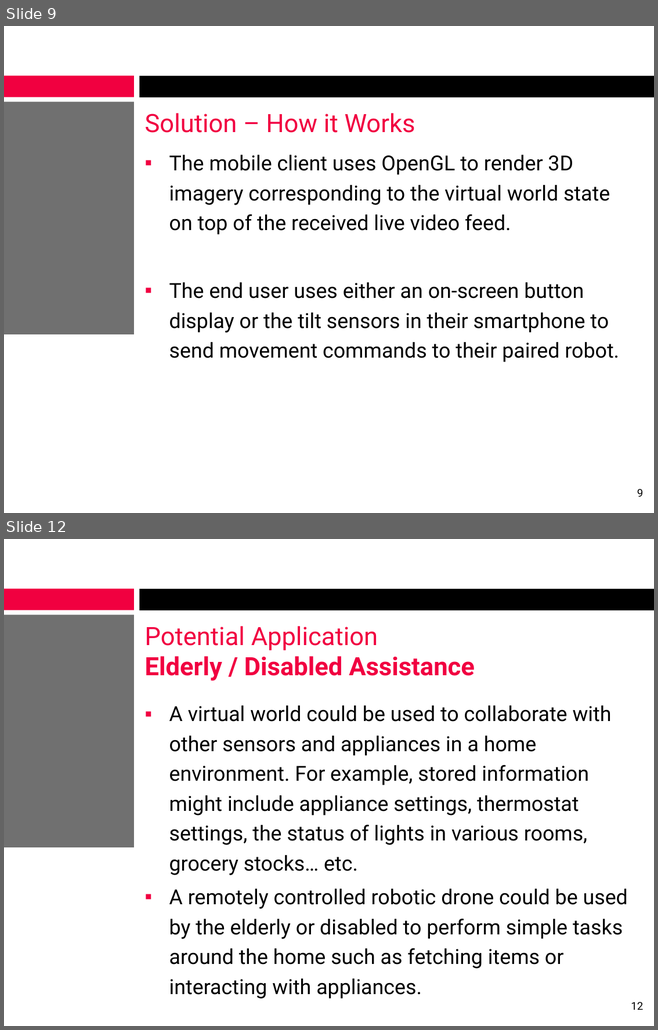
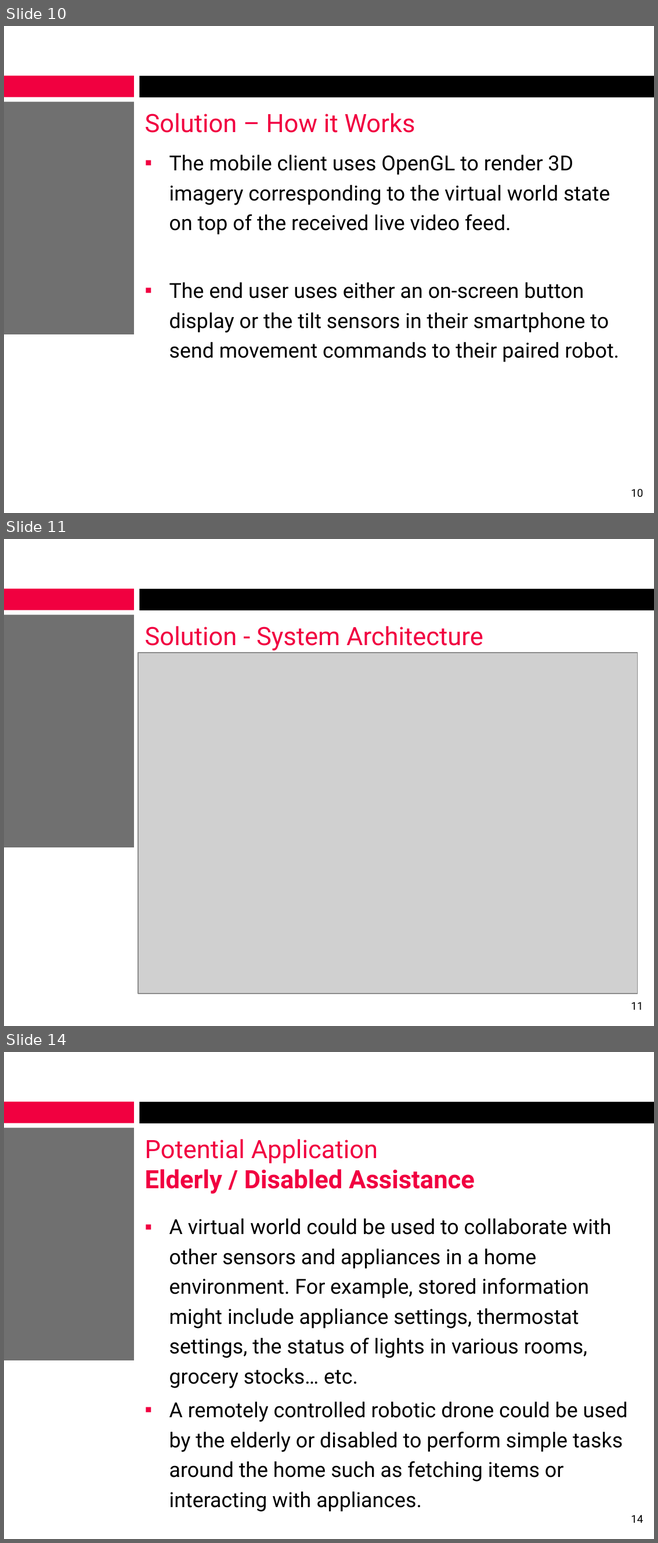
Before and after one commit to alexcraig/RoboWars, a slide deck: docs/presentation_slides/RoboWarsPresentation_AlexCraig.pptx. Shown one above the other, each under a label of ours: slides 9 and 12 before the commit, slides 10, 11 and 14 after it; the slides between them are not shown. The pictures are 658x1030 and 658x1543 pixels, drawn with LibreOffice and Linux fonts; fonts in the diff are those of the drawing; grey boxes stand for pictures; background and template pictures are left out. Boxes give left, top, right and bottom in pixels: in the first picture for what was removed or moved away, otherwise in the second. Text is boxed around its words. In the diff, an @@ line names an element or a change of style, - is before the commit and + after.

```diff
--- a/docs/presentation_slides/RoboWarsPresentation_AlexCraig.pptx
+++ b/docs/presentation_slides/RoboWarsPresentation_AlexCraig.pptx
@@ slide 11 added at (4, 539, 654, 1026), background #FFFFFF; not listed: 3 template elements that a slide beside it also shows @@
@@ title added at (145, 626, 483, 651), 28 pt, text #F10040 @@
+Solution - System Architecture
@@ picture added at (138, 653, 637, 994) @@
@@ page number added at (630, 1002, 643, 1010), 12 pt, text #000000 @@
+11
@@ what was slide 9 is now slide 10 @@
@@ page number at (630, 489, 643, 497): text changed @@
-9
+10
@@ what was slide 12 is now slide 14 @@
@@ page number at (630, 1515, 643, 1523): text changed @@
-12
+14
```
Also in this commit, not shown: 6 slides changed, 1 other slide added, 1 other file.
